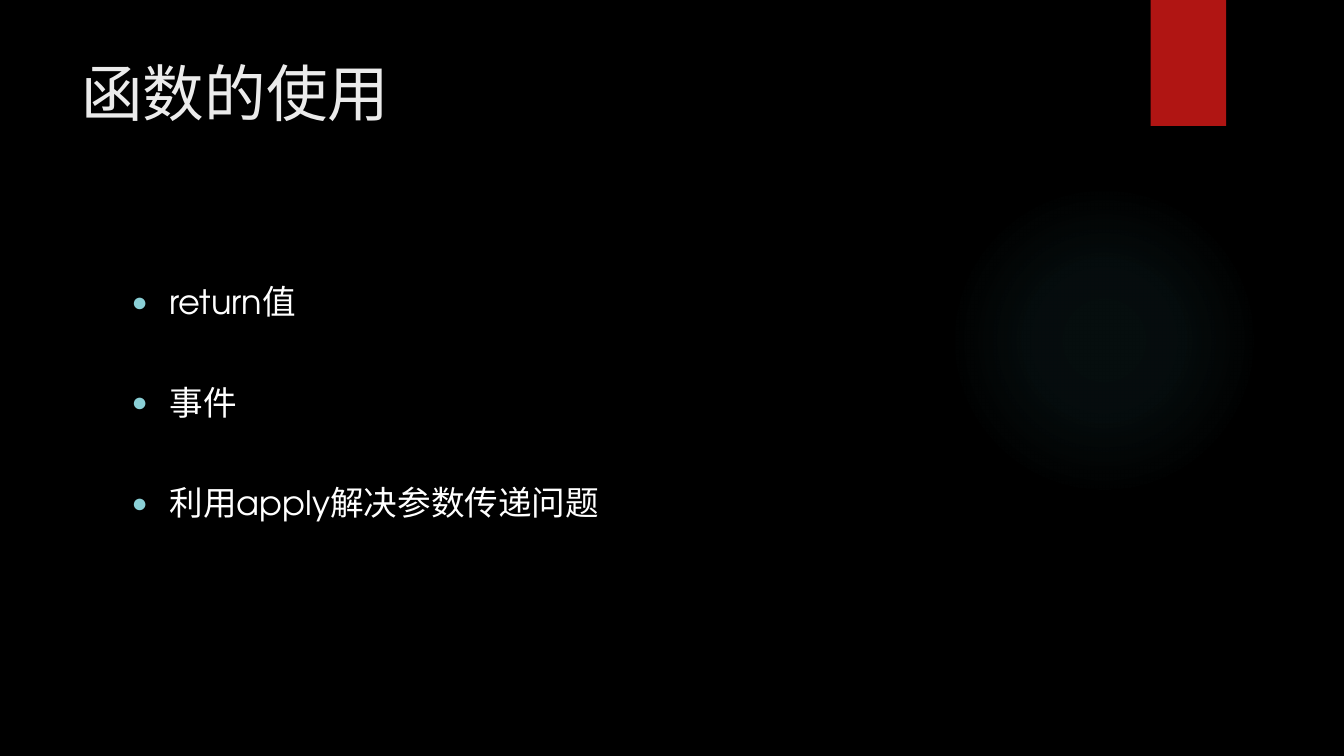
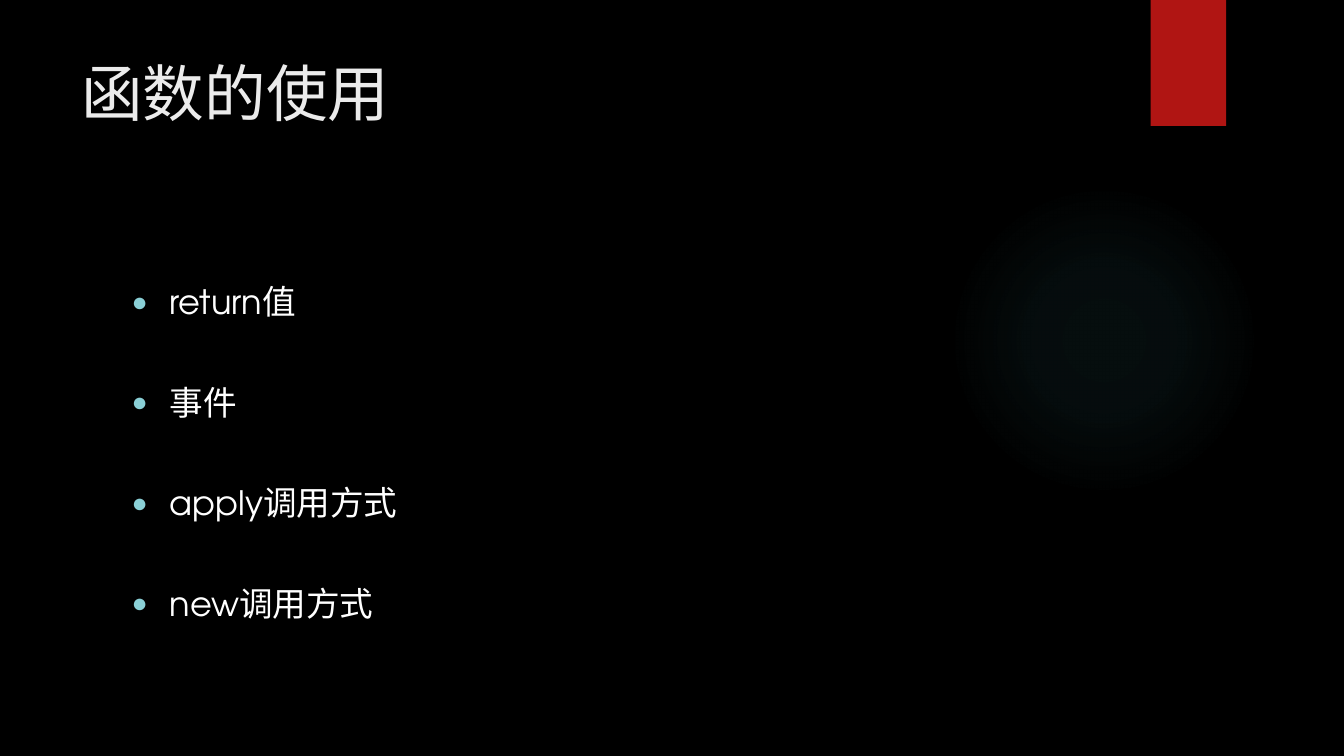
Before and after one commit to chunchill/WEB-Training, a slide deck: slide 24 of 03.JavaScript/JavaScript York.pptx. Drawn at 1344x756 pixels with LibreOffice and Linux fonts; fonts in the diff are those of the drawing; background and template pictures are left out. Boxes give left, top, right and bottom in pixels: in the first picture for what was removed or moved away, otherwise in the second. Text is boxed around its words. In the diff, an @@ line names an element or a change of style, - is before the commit and + after.

```diff
--- a/03.JavaScript/JavaScript York.pptx
+++ b/03.JavaScript/JavaScript York.pptx
@@ text at <box>170,486,398,619</box>: text changed @@
-● 利用apply解决参数传递问题
+● apply调用方式
+● new调用方式
```
Also in this commit, not shown: 18 other slides changed, 2 slides added, 16 other files.
